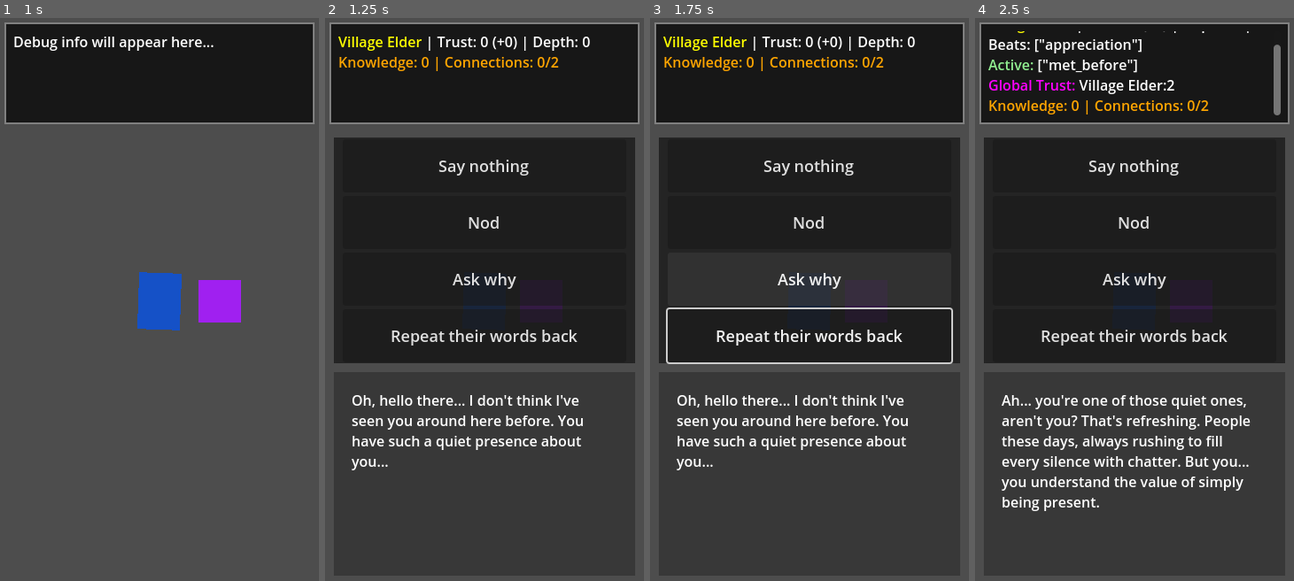
Above: before the commit, frames 1-4 (left to right).
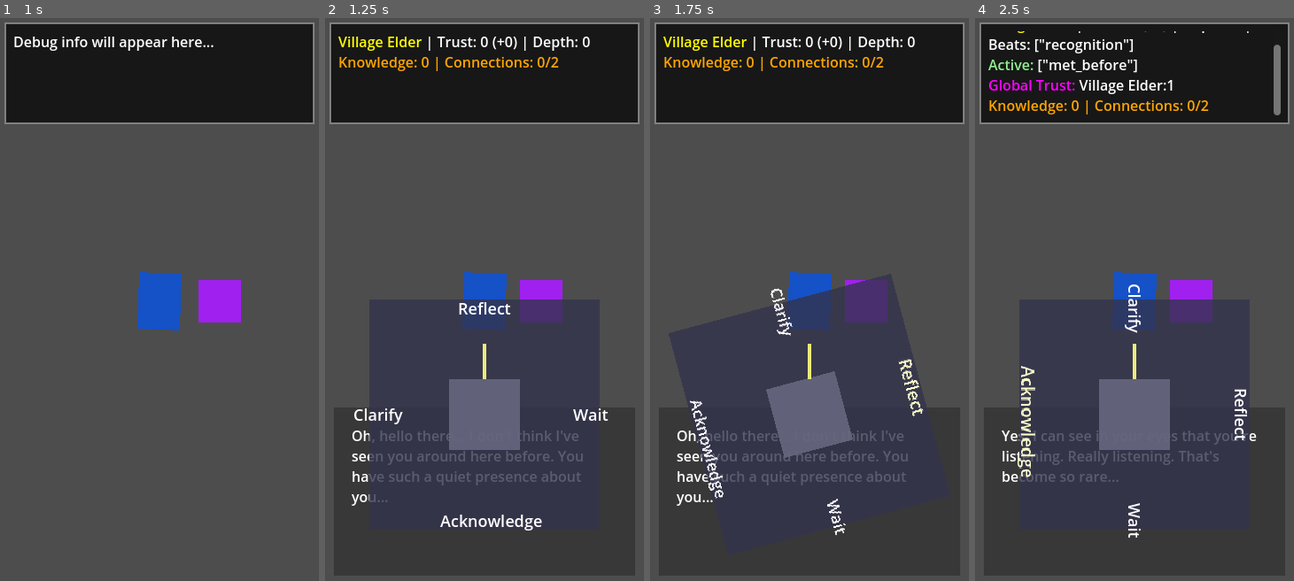
Above: after the commit, the same moments.

Repository: mgsrevolver/bedbound
Game: Godot game, scene res://scenes/Main.tscn
The game is run twice, just before and just after one commit, with the same random seed, the same clock (stepped at 60 frames per second) and the same inputs.
Inputs (mouse positions are in pixels of both pictures, inside the frame that each line leads up to):
- Up to frame 1 (1 s): tap Enter at 0.5 s; move the mouse to (229, 271) at 0.52 s; hold D (move_right) from 0.53 s (still down); click (229, 271) at 0.67 s
- Up to frame 2 (1.25 s): keep holding D (move_right)
- Up to frame 3 (1.75 s): release D (move_right) at 1.25 s; drag from (745, 327) to (809, 299) at 1.27 s
- Up to frame 4 (2.5 s): move the mouse to (1166, 175) at 2.02 s; hold D (move_right) from 2.03 s (still down); click (1166, 175) at 2.17 s

Frame 1 is identical in both runs. In frame 2, 44% of the frame differs, in the area x 2-98%, y 21-92%; in frame 3, 44%; in frame 4, 45%, in the area x 2-98%, y 3-93%.

Commit message:
added conversation wheel

Diff:
--- /dev/null
+++ b/scenes/ui/ConversationWheel.tscn
@@ -0,0 +1,120 @@
+[gd_scene load_steps=2 format=3 uid="uid://c8x0am4n7p5q1"]
+
+[ext_resource type="Script" path="res://scripts/ui/ConversationWheel.gd" id="1_wheel"]
+
+[node name="ConversationWheel" type="Control"]
+layout_mode = 3
+anchors_preset = 15
+anchor_right = 1.0
+anchor_bottom = 1.0
+script = ExtResource("1_wheel")
+
+[node name="DialoguePanel" type="Panel" parent="."]
+layout_mode = 1
+anchors_preset = 2
+anchor_top = 1.0
+anchor_bottom = 1.0
+offset_left = 10.0
+offset_top = -200.0
+offset_right = 350.0
+offset_bottom = -10.0
+grow_vertical = 0
+
+[node name="DialogueText" type="RichTextLabel" parent="DialoguePanel"]
+layout_mode = 1
+anchors_preset = 15
+anchor_right = 1.0
+anchor_bottom = 1.0
+offset_left = 20.0
+offset_top = 20.0
+offset_right = -20.0
+offset_bottom = -20.0
+bbcode_enabled = true
+text = "NPC dialogue appears here..."
+
+[node name="WheelContainer" type="Control" parent="."]
+layout_mode = 1
+anchors_preset = 8
+anchor_left = 0.5
+anchor_top = 0.5
+anchor_right = 0.5
+anchor_bottom = 0.5
+grow_horizontal = 2
+grow_vertical = 2
+
+[node name="WheelBackground" type="Control" parent="WheelContainer"]
+layout_mode = 1
+anchors_preset = 8
+anchor_left = 0.5
+anchor_top = 0.5
+anchor_right = 0.5
+anchor_bottom = 0.5
+offset_left = -130.0
+offset_top = -130.0
+offset_right = 130.0
+offset_bottom = 130.0
+grow_horizontal = 2
+grow_vertical = 2
+
+[node name="BackgroundCircle" type="ColorRect" parent="WheelContainer/WheelBackground"]
+layout_mode = 1
+anchors_preset = 15
+anchor_right = 1.0
+anchor_bottom = 1.0
+color = Color(0.2, 0.2, 0.3, 0.8)
+
+[node name="SegmentContainer" type="Control" parent="WheelContainer"]
+layout_mode = 1
+anchors_preset = 8
+anchor_left = 0.5
+anchor_top = 0.5
+anchor_right = 0.5
+anchor_bottom = 0.5
+grow_horizontal = 2
+grow_vertical = 2
+
+[node name="CenterPoint" type="Control" parent="WheelContainer"]
+layout_mode = 1
+anchors_preset = 8
+anchor_left = 0.5
+anchor_top = 0.5
+anchor_right = 0.5
+anchor_bottom = 0.5
+offset_left = -40.0
+offset_top = -40.0
+offset_right = 40.0
+offset_bottom = 40.0
+grow_horizontal = 2
+grow_vertical = 2
+
+[node name="CenterCircle" type="ColorRect" parent="WheelContainer/CenterPoint"]
+layout_mode = 1
+anchors_preset = 15
+anchor_right = 1.0
+anchor_bottom = 1.0
+color = Color(0.4, 0.4, 0.5, 0.9)
+
+[node name="SelectionIndicator" type="Control" parent="."]
+layout_mode = 1
+anchors_preset = 8
+anchor_left = 0.5
+anchor_top = 0.5
+anchor_right = 0.5
+anchor_bottom = 0.5
+grow_horizontal = 2
+grow_vertical = 2
+
+[node name="IndicatorLine" type="ColorRect" parent="SelectionIndicator"]
+layout_mode = 1
+anchors_preset = 8
+anchor_left = 0.5
+anchor_top = 0.5
+anchor_right = 0.5
+anchor_bottom = 0.5
+offset_left = -2.0
+offset_top = -80.0
+offset_right = 2.0
+offset_bottom = -40.0
+grow_horizontal = 2
+grow_vertical = 2
+color = Color(1, 1, 0.5, 0.9)
--- a/scripts/dialogue/DialogueManager.gd
+++ b/scripts/dialogue/DialogueManager.gd
@@ -7,11 +7,12 @@
 	SAY_NOTHING,
 	NOD,
 	ASK_WHY,
-	REPEAT_BACK
+	REPEAT_BACK,
+	PROBE
 }
 
 var current_npc: NPC
-var dialogue_ui: DialogueUI
+var dialogue_ui: Control
 var debug_overlay: DebugOverlay
 var main_scene: Node
 
@@ -24,7 +25,7 @@
 	current_npc = npc
 	main_scene.start_dialog()
 
-	dialogue_ui = preload("res://scenes/ui/DialogueUI.tscn").instantiate()
+	dialogue_ui = preload("res://scenes/ui/ConversationWheel.tscn").instantiate()
 
 	var ui_layer = get_tree().current_scene.get_node("UI")
 	if ui_layer:
@@ -34,6 +35,7 @@
 
 	dialogue_ui.option_selected.connect(_on_option_selected)
 	dialogue_ui.conversation_finished.connect(end_dialogue)
+	dialogue_ui.set_trust_level(npc.trust_level)
 	dialogue_ui.setup_dialogue(npc.get_current_dialogue())
 
 	if debug_overlay:
--- /dev/null
+++ b/scripts/ui/ConversationWheel.gd
@@ -0,0 +1,470 @@
+extends Control
+class_name ConversationWheel
+
+signal option_selected(option: DialogueManager.DialogueOption)
+signal conversation_finished
+
+@onready var dialogue_text: RichTextLabel = $DialoguePanel/DialogueText
+@onready var dialogue_panel: Panel = $DialoguePanel
+@onready var wheel_container: Control = $WheelContainer
+@onready var segment_container: Control = $WheelContainer/SegmentContainer
+@onready var center_point: Control = $WheelContainer/CenterPoint
+@onready var selection_indicator: Control = $SelectionIndicator
+var animation_tween: Tween
+
+# Wheel configuration
+const WHEEL_RADIUS = 120.0
+const CENTER_RADIUS = 40.0  # Touch area in center for spinning
+const SEGMENT_ANGLE = 90.0  # 360 / 4 base options
+const SPIN_THRESHOLD = 100.0  # Minimum drag distance to trigger spin
+const MOMENTUM_DECAY = 0.95
+
+# Touch state
+var is_touching = false
+var touch_start_pos: Vector2
+var last_touch_pos: Vector2
+var current_angle = 0.0
+var target_angle = 0.0
+var spin_velocity = 0.0
+var selected_option = DialogueManager.DialogueOption.SAY_NOTHING
+
+# Option configuration
+var base_options = [
+	{"option": DialogueManager.DialogueOption.SAY_NOTHING, "label": "Wait", "angle": 0},
+	{"option": DialogueManager.DialogueOption.NOD, "label": "Acknowledge", "angle": 90},
+	{"option": DialogueManager.DialogueOption.ASK_WHY, "label": "Clarify", "angle": 180},
+	{"option": DialogueManager.DialogueOption.REPEAT_BACK, "label": "Reflect", "angle": 270}
+]
+
+var option_segments = []
+var trust_level = 0
+
+func _ready():
+	add_to_group("dialogue_ui")
+	setup_styling()
+	setup_wheel()
+	setup_touch_input()
+
+func setup_styling():
+	# Style the dialogue panel similar to original
+	var panel_style = StyleBoxFlat.new()
+	panel_style.bg_color = Color(0.2, 0.2, 0.2, 0.8)
+	dialogue_panel.add_theme_stylebox_override("panel", panel_style)
+
+func _input(event):
+	if not visible:
+		return
+
+	# Handle touch input (mobile)
+	if event is InputEventScreenTouch:
+		handle_touch_input(event)
+	elif event is InputEventScreenDrag:
+		handle_drag_input(event)
+	# Handle mouse input (desktop)
+	elif event is InputEventMouseButton:
+		handle_mouse_button(event)
+	elif event is InputEventMouseMotion:
+		handle_mouse_motion(event)
+
+func _process(delta):
+	if spin_velocity != 0 and not is_touching:
+		# Apply momentum-based rotation
+		current_angle += spin_velocity * delta * 60
+		spin_velocity *= MOMENTUM_DECAY
+
+		if abs(spin_velocity) < 0.1:
+			spin_velocity = 0
+			snap_to_nearest_option()
+		else:
+			update_wheel_rotation()
+			update_selection_indicator()
+
+func setup_wheel():
+	# Set up the wheel in center of screen
+	var screen_size = get_viewport().get_visible_rect().size
+	var wheel_center = Vector2(screen_size.x * 0.5, screen_size.y * 0.7)
+
+	wheel_container.position = wheel_center
+	selection_indicator.position = wheel_center
+
+	create_option_segments()
+	update_wheel_rotation()
+	update_selection_indicator()
+
+func create_option_segments():
+	# Clear existing segments
+	for child in segment_container.get_children():
+		child.queue_free()
+	option_segments.clear()
+
+	# Create base 4 options
+	for option_data in base_options:
+		var segment = create_option_segment(option_data)
+		option_segments.append(segment)
+
+	# Add probe option if trust level is high enough
+	if trust_level >= 3:  # Arbitrary trust threshold
+		var probe_data = {"option": DialogueManager.DialogueOption.PROBE, "label": "Probe", "angle": 45}  # Between Wait and Acknowledge
+		var probe_segment = create_option_segment(probe_data)
+		probe_segment.modulate = Color(1, 1, 0.7)  # Slightly different color
+		option_segments.append(probe_segment)
+
+func create_option_segment(option_data: Dictionary) -> Control:
+	var segment = Control.new()
+	segment.name = option_data.label + "Segment"
+	segment_container.add_child(segment)
+
+	# Calculate position on circumference
+	var angle_rad = deg_to_rad(option_data.angle)
+	var pos = Vector2(cos(angle_rad), sin(angle_rad)) * WHEEL_RADIUS
+	segment.position = pos
+
+	# Create label
+	var label = Label.new()
+	label.text = option_data.label
+	label.add_theme_font_size_override("font_size", 18)
+	label.add_theme_color_override("font_color", Color.WHITE)
+	label.horizontal_alignment = HORIZONTAL_ALIGNMENT_CENTER
+	label.vertical_alignment = VERTICAL_ALIGNMENT_CENTER
+	label.size = Vector2(100, 40)
+	label.position = Vector2(-50, -20)  # Center the label
+	segment.add_child(label)
+
+	# Store option data
+	segment.set_meta("option_data", option_data)
+
+	return segment
+
+func setup_touch_input():
+	# Make the entire wheel responsive to touch
+	mouse_filter = Control.MOUSE_FILTER_PASS
+
+func handle_touch_input(event: InputEventScreenTouch):
+	var wheel_center = wheel_container.global_position
+	var wheel_local = event.position - wheel_center
+
+	if event.pressed:
+		is_touching = true
+		touch_start_pos = event.position
+		last_touch_pos = event.position
+		spin_velocity = 0  # Stop any current momentum
+
+		# Check if touch is in center (for spinning) or on edge (for direct selection)
+		if wheel_local.length() <= CENTER_RADIUS:
+			# Center touch - prepare for spin gesture
+			pass
+		else:
+			# Edge touch - direct selection
+			select_option_at_position(wheel_local)
+	else:
+		# Touch released
+		if is_touching:
+			var drag_distance = (event.position - touch_start_pos).length()
+
+			if drag_distance < 20:  # Tap threshold
+				# This was a tap, confirm current selection
+				confirm_selection()
+			else:
+				# This was a drag, apply momentum or snap to selection
+				var drag_delta = event.position - last_touch_pos
+				if wheel_local.length() <= CENTER_RADIUS and drag_distance > SPIN_THRESHOLD:
+					# Apply spin momentum
+					var angle_delta = calculate_angle_delta(last_touch_pos, event.position)
+					spin_velocity = angle_delta * 10  # Scale for nice feel
+				else:
+					# Snap to nearest option
+					snap_to_nearest_option()
+
+		is_touching = false
+
+func handle_drag_input(event: InputEventScreenDrag):
+	if not is_touching:
+		return
+
+	var wheel_center = wheel_container.global_position
+	var wheel_local = event.position - wheel_center
+
+	if wheel_local.length() <= CENTER_RADIUS:
+		# Spinning gesture in center
+		var angle_delta = calculate_angle_delta(last_touch_pos, event.position)
+		current_angle += angle_delta
+		update_wheel_rotation()
+		update_selection_indicator()
+	else:
+		# Direct selection on wheel edge
+		select_option_at_position(wheel_local)
+
+	last_touch_pos = event.position
+
+func handle_mouse_button(event: InputEventMouseButton):
+	print("ConversationWheel: Mouse button event: ", event.button_index, " pressed: ", event.pressed)
+	if event.button_index != MOUSE_BUTTON_LEFT:
+		return
+
+	var wheel_center = wheel_container.global_position
+	var wheel_local = event.position - wheel_center
+	print("ConversationWheel: Wheel center: ", wheel_center, " Local: ", wheel_local, " Distance: ", wheel_local.length())
+
+	if event.pressed:
+		is_touching = true
+		touch_start_pos = event.position
+		last_touch_pos = event.position
+		spin_velocity = 0  # Stop any current momentum
+
+		# Check if click is in center (for spinning) or on edge (for direct selection)
+		if wheel_local.length() <= CENTER_RADIUS:
+			# Center click - prepare for spin gesture
+			pass
+		else:
+			# Edge click - direct selection
+			select_option_at_position(wheel_local)
+	else:
+		# Mouse released
+		if is_touching:
+			var drag_distance = (event.position - touch_start_pos).length()
+
+			if drag_distance < 20:  # Click threshold
+				# This was a click, confirm current selection
+				confirm_selection()
+			else:
+				# This was a drag, apply momentum or snap to selection
+				var drag_delta = event.position - last_touch_pos
+				if wheel_local.length() <= CENTER_RADIUS and drag_distance > SPIN_THRESHOLD:
+					# Apply spin momentum
+					var angle_delta = calculate_angle_delta(last_touch_pos, event.position)
+					spin_velocity = angle_delta * 10  # Scale for nice feel
+				else:
+					# Snap to nearest option
+					snap_to_nearest_option()
+
+		is_touching = false
+
+func handle_mouse_motion(event: InputEventMouseMotion):
+	if not is_touching:
+		return
+
+	var wheel_center = wheel_container.global_position
+	var wheel_local = event.position - wheel_center
+
+	if wheel_local.length() <= CENTER_RADIUS:
+		# Spinning gesture in center
+		var angle_delta = calculate_angle_delta(last_touch_pos, event.position)
+		current_angle += angle_delta
+		update_wheel_rotation()
+		update_selection_indicator()
+	else:
+		# Direct selection on wheel edge
+		select_option_at_position(wheel_local)
+
+	last_touch_pos = event.position
+
+func calculate_angle_delta(from_pos: Vector2, to_pos: Vector2) -> float:
+	var center = wheel_container.global_position
+	var from_angle = (from_pos - center).angle()
+	var to_angle = (to_pos - center).angle()
+	var delta = to_angle - from_angle
+
+	# Normalize to -PI to PI range
+	while delta > PI:
+		delta -= 2 * PI
+	while delta < -PI:
+		delta += 2 * PI
+
+	return rad_to_deg(delta)
+
+func select_option_at_position(wheel_local: Vector2):
+	var angle = rad_to_deg(wheel_local.angle())
+
+	# Normalize angle to 0-360
+	while angle < 0:
+		angle += 360
+	while angle >= 360:
+		angle -= 360
+
+	# Find nearest option from all available segments
+	var nearest_option_data = base_options[0]
+	var min_distance = 999999
+
+	# Check base options
+	for option_data in base_options:
+		var distance = abs(angle_difference(angle, option_data.angle))
+		if distance < min_distance:
+			min_distance = distance
+			nearest_option_data = option_data
+
+	# Check probe option if available
+	if trust_level >= 3:
+		var probe_angle = 45.0
+		var distance = abs(angle_difference(angle, probe_angle))
+		if distance < min_distance:
+			min_distance = distance
+			nearest_option_data = {"option": DialogueManager.DialogueOption.PROBE, "angle": probe_angle}
+
+	# Update selection
+	selected_option = nearest_option_data.option
+	target_angle = nearest_option_data.angle
+
+	# Smoothly rotate to target
+	if animation_tween:
+		animation_tween.kill()
+	animation_tween = create_tween()
+	animation_tween.tween_method(set_wheel_angle, current_angle, target_angle, 0.3)
+
+func snap_to_nearest_option():
+	# Find the nearest option to current angle
+	var normalized_angle = fmod(current_angle + 360, 360)
+
+	var nearest_option_data = base_options[0]
+	var min_distance = 999999
+
+	# Check base options
+	for option_data in base_options:
+		var distance = abs(angle_difference(normalized_angle, option_data.angle))
+		if distance < min_distance:
+			min_distance = distance
+			nearest_option_data = option_data
+
+	# Check probe option if available
+	if trust_level >= 3:
+		var probe_angle = 45.0
+		var distance = abs(angle_difference(normalized_angle, probe_angle))
+		if distance < min_distance:
+			min_distance = distance
+			nearest_option_data = {"option": DialogueManager.DialogueOption.PROBE, "angle": probe_angle}
+
+	selected_option = nearest_option_data.option
+	target_angle = nearest_option_data.angle
+
+	# Smooth snap animation
+	if animation_tween:
+		animation_tween.kill()
+	animation_tween = create_tween()
+	animation_tween.tween_method(set_wheel_angle, current_angle, target_angle, 0.4)
+
+func angle_difference(a1: float, a2: float) -> float:
+	var diff = a1 - a2
+	while diff > 180:
+		diff -= 360
+	while diff < -180:
+		diff += 360
+	return diff
+
+func set_wheel_angle(angle: float):
+	current_angle = angle
+	update_wheel_rotation()
+	update_selection_indicator()
+
+func update_wheel_rotation():
+	if wheel_container:
+		wheel_container.rotation_degrees = current_angle
+
+func update_selection_indicator():
+	# Highlight the currently selected option
+	for i in range(option_segments.size()):
+		var segment = option_segments[i]
+		var option_data = segment.get_meta("option_data")
+
+		if option_data.option == selected_option:
+			segment.modulate = Color(1.2, 1.2, 0.8)  # Brighter/yellow tint
+			segment.scale = Vector2(1.1, 1.1)
+		else:
+			segment.modulate = Color.WHITE
+			segment.scale = Vector2(1.0, 1.0)
+
+func confirm_selection():
+	print("ConversationWheel: Confirming selection: ", selected_option)
+	# Emit the selected option
+	option_selected.emit(selected_option)
+
+func setup_dialogue(text: String):
+	dialogue_text.text = text
+
+func update_dialogue(text: String, available_options: Array = []):
+	dialogue_text.text = text
+	# Update wheel with new options if provided
+	if not available_options.is_empty():
+		# Could customize wheel segments based on available options
+		pass
+
+func show_conversation_end(npc_name: String, trust_change: int, total_trust: int, dead_end_type: String = "", farewell_message: String = "", dead_end_type_enum = null):
+	# Hide the wheel during conversation end
+	wheel_container.visible = false
+	selection_indicator.visible = false
+
+	# Show farewell message first if available
+	if farewell_message != "":
+		dialogue_text.text = "[i]%s[/i]\n\n\"%s\"" % [npc_name, farewell_message]
+
+		# Create a timer to show the summary after farewell
+		var timer = Timer.new()
+		add_child(timer)
+		timer.wait_time = 2.5
+		timer.one_shot = true
+		timer.timeout.connect(func():
+			show_conversation_summary(npc_name, trust_change, total_trust, dead_end_type, dead_end_type_enum)
+			timer.queue_free()
+		)
+		timer.start()
+
+		# Start NPC departure animation after a short delay
+		var departure_timer = Timer.new()
+		add_child(departure_timer)
+		departure_timer.wait_time = 1.0
+		departure_timer.one_shot = true
+		departure_timer.timeout.connect(func():
+			var dialogue_manager = get_tree().get_first_node_in_group("dialogue_manager")
+			if dialogue_manager and dialogue_manager.current_npc:
+				dialogue_manager.current_npc.play_farewell_animation(dead_end_type_enum if dead_end_type_enum != null else NPC.DeadEndType.COMFORTABLE_CONCLUSION)
+			departure_timer.queue_free()
+		)
+		departure_timer.start()
+	else:
+		show_conversation_summary(npc_name, trust_change, total_trust, dead_end_type, dead_end_type_enum)
+
+func show_conversation_summary(npc_name: String, trust_change: int, total_trust: int, dead_end_type: String = "", dead_end_type_enum = null):
+	var end_message = "Conversation with %s ended." % npc_name
+	var trust_message = ""
+
+	if trust_change > 0:
+		trust_message = "\n[color=green]Trust gained: +%d[/color]" % trust_change
+	elif trust_change < 0:
+		trust_message = "\n[color=red]Trust lost: %d[/color]" % trust_change
+
+	var trust_level_message = "\n[color=yellow]Total Trust: %d[/color]" % total_trust
+
+	var type_message = ""
+	if dead_end_type != "":
+		match dead_end_type:
+			"BREAKTHROUGH_MOMENT":
+				type_message = "\n[color=cyan]✨ Breakthrough moment[/color]"
+			"COMFORTABLE_CONCLUSION":
+				type_message = "\n[color=lightblue]😌 Comfortable ending[/color]"
+			"GENTLE_DEFLECTION":
+				type_message = "\n[color=gray]🤐 They deflected gently[/color]"
+			"PROTECTIVE_BOUNDARY":
+				type_message = "\n[color=orange]🛡️ They set a boundary[/color]"
+			"TRUST_INSUFFICIENT":
+				type_message = "\n[color=red]⚠️ Need more trust[/color]"
+
+	dialogue_text.text = end_message + trust_message + trust_level_message + type_message
+
+	# Show continue button in center where wheel was
+	var continue_button = Button.new()
+	continue_button.text = "Continue"
+	continue_button.custom_minimum_size = Vector2(150, 60)
+	continue_button.add_theme_font_size_override("font_size", 18)
+
+	# Position button in center where wheel was
+	var screen_size = get_viewport().get_visible_rect().size
+	var center_pos = Vector2(screen_size.x * 0.5, screen_size.y * 0.7)
+	continue_button.position = center_pos - continue_button.custom_minimum_size * 0.5
+
+	continue_button.pressed.connect(func():
+		continue_button.queue_free()
+		conversation_finished.emit()
+	)
+	add_child(continue_button)
+
+func set_trust_level(level: int):
+	trust_level = level
+	create_option_segments()  # Recreate segments to add/remove probe option
Not shown, changed: .claude/settings.local.json
Not shown, added: scripts/ui/ConversationWheel.gd.uid
